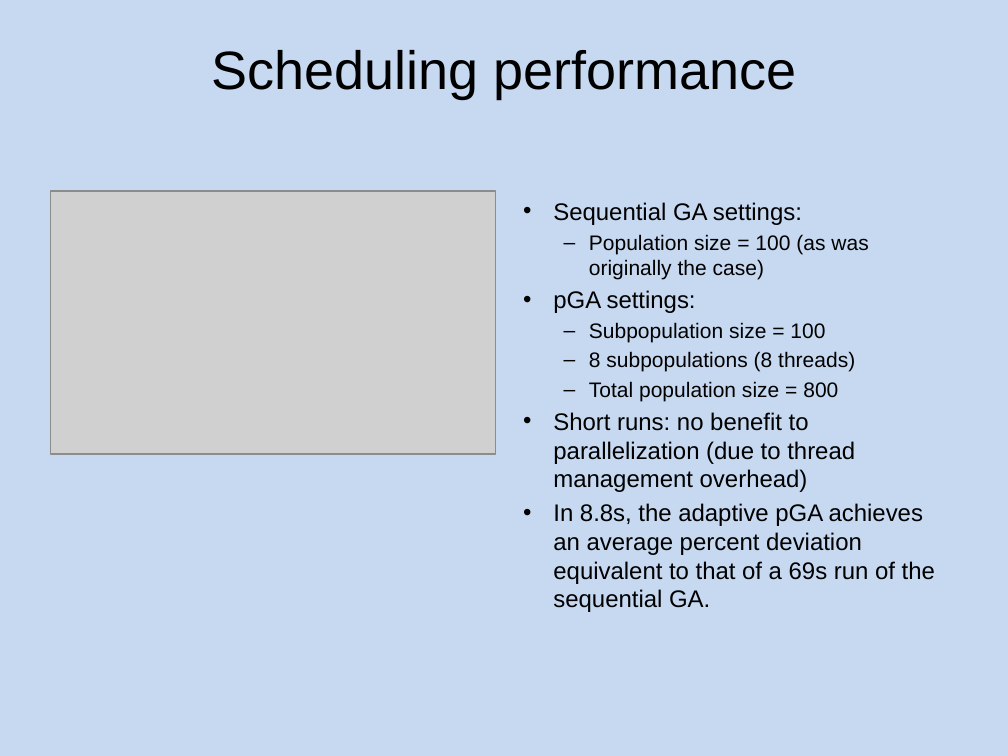
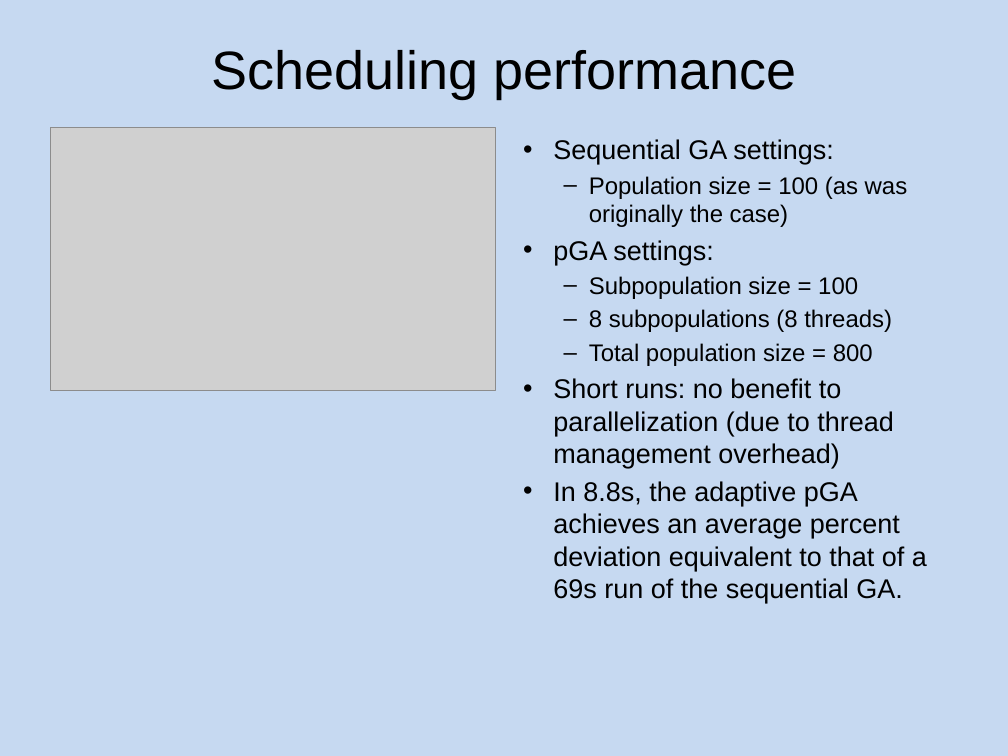
Before and after one commit to cicirello/cicirello.github.io, a slide deck: slide 14 of presentations/FLAIRS-2018-cicirello-standard-dimensions.pptx. Drawn at 1008x756 pixels with LibreOffice and Linux fonts; fonts in the diff are those of the drawing; grey boxes stand for pictures; background and template pictures are left out. Boxes give left, top, right and bottom in pixels: in the first picture for what was removed or moved away, otherwise in the second. Text is boxed around its words. In the diff, an @@ line names an element or a change of style, - is before the commit and + after.

```diff
--- a/presentations/FLAIRS-2018-cicirello-standard-dimensions.pptx
+++ b/presentations/FLAIRS-2018-cicirello-standard-dimensions.pptx
@@ picture: place and size @@
-picture at [51, 191, 496, 455]
+picture at [51, 127, 496, 391]
@@ text "Sequential GA settings:": place and size @@
-text "Sequential GA settings:" at [553, 202, 935, 612]
+text "Sequential GA settings:" at [553, 139, 927, 603]
@@ text "Sequential GA settings:" at [553, 139, 927, 603]: size 16 to 18 pt in "Sequential GA settings:", "pGA settings:", "Short runs: no benefit to parallelization (due ...", "In 8.8s, the adaptive pGA achieves an ..."; size 14 to 16 pt in "Population size = 100 (as was originally ...", "Subpopulation size = 100", "8 subpopulations (8 threads)", "Total population size = 800" @@
```
Also in this commit, not shown: 3 other slides changed, 1 other file.
